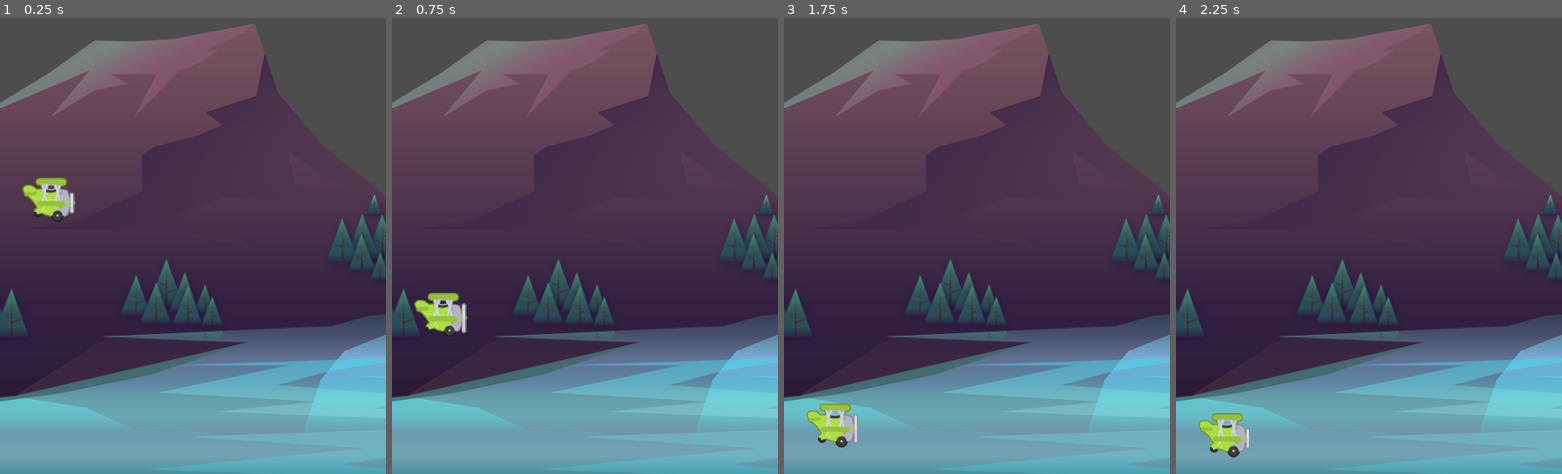
Above: before the commit, frames 1-4 (left to right).
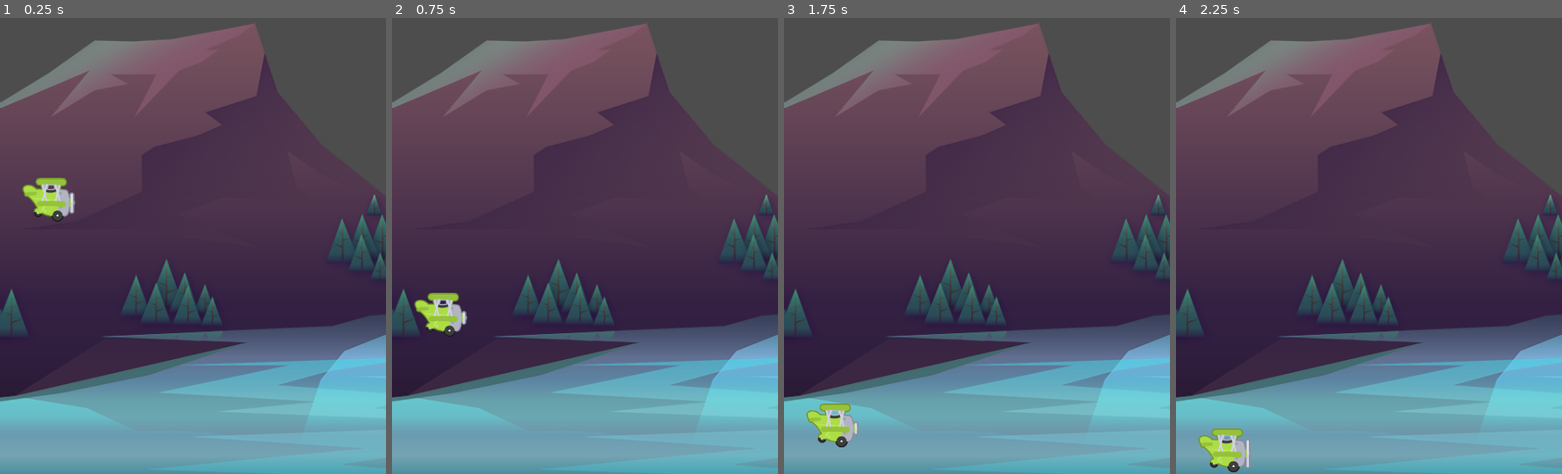
Above: after the commit, the same moments.

Repository: EmilyGreeen/UdemyGodotTappyPlane
Game: Godot game, scene res://scenes/game/game.tscn
Same seed, same stepped clock (60 frames per second), same inputs: the game is played once before the commit and once after it.
Inputs:
- Up to frame 1 (0.25 s): no input
- Up to frame 2 (0.75 s): tap Space (fly) at 0.6 s
- Up to frame 3 (1.75 s): tap Space (fly) at 1.35 s
- Up to frame 4 (2.25 s): tap Space (fly) at 2.1 s

Frame 1 is identical in both runs. In frame 2, less than 0.1% of the frame differs, in the area x 18-20%, y 62-70%; in frame 3, less than 0.1%; in frame 4, 1.2%, in the area x 5-20%, y 86-100%.

Commit message:
add dying if plane hits ceiling or floor

Diff:
--- a/scenes/plane/plane.gd
+++ b/scenes/plane/plane.gd
@@ -2,6 +2,8 @@
 
 const GRAVITY: float = 1000.0
 const POWER: float = -200.0
+@onready var sprite: AnimatedSprite2D = $Sprite
+
 
 # Called when the node enters the scene tree for the first time.
 func _ready() -> void:
@@ -17,8 +19,16 @@
 
 	move_and_slide()
 
+	if is_on_floor() or is_on_ceiling():
+		die()
+
 
 func fly() -> void:
 	if Input.is_action_just_pressed("fly"):
 		print("jump!")
 		velocity.y = POWER
+
+
+func die() -> void:
+	set_physics_process(false)
+	sprite.stop()
--- a/scenes/plane/plane.tscn
+++ b/scenes/plane/plane.tscn
@@ -14,7 +14,7 @@
 sprite_frames = ExtResource("2_sy48n")
 animation = &"fly"
 autoplay = "fly"
-frame_progress = 0.821825
+frame_progress = 0.373753
 
 [node name="CollisionShape2D" type="CollisionShape2D" parent="."]
 shape = SubResource("CircleShape2D_cpga1")
